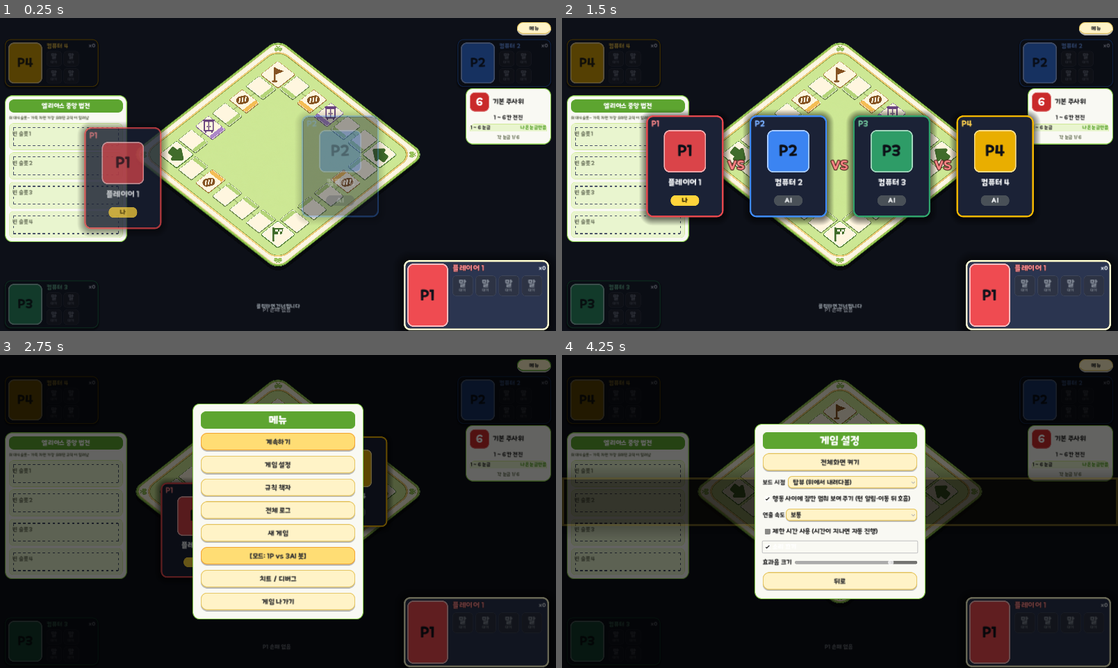
Above: before the commit, frames 1-4 (two rows, left to right).
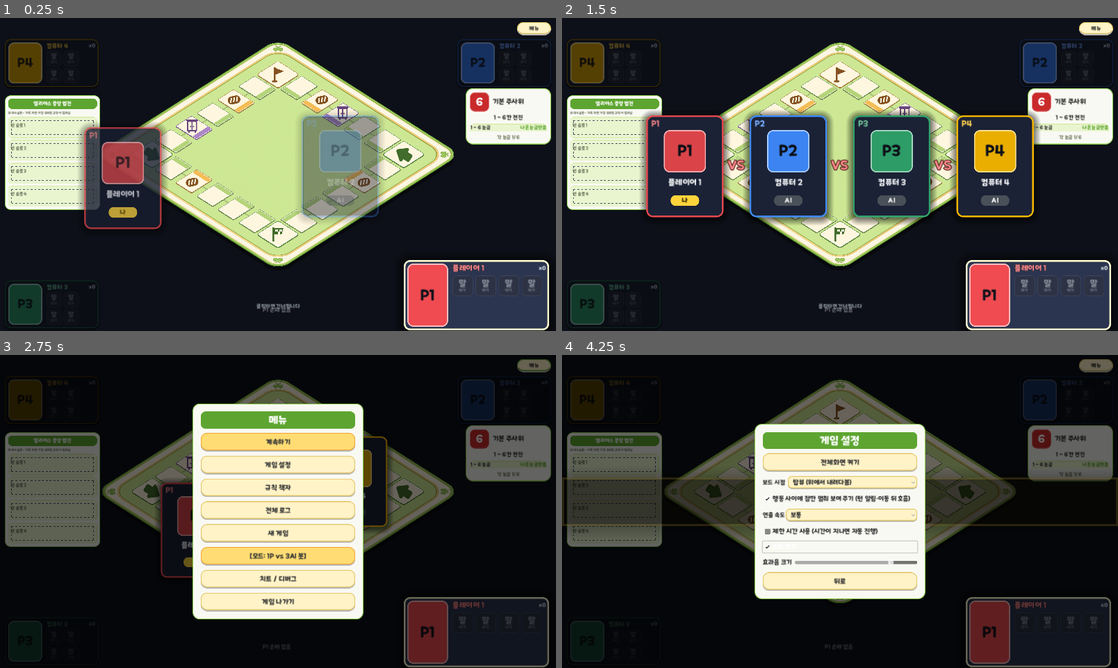
Above: after the commit, the same moments.

Repository: mayjohn66-cmd/TRG
Game: Godot game, scene res://scenes/main_board.tscn
The game is run twice, just before and just after one commit, with the same random seed, the same clock (stepped at 60 frames per second) and the same inputs. This scene is started directly instead of the project's main scene.
Inputs (mouse positions are in pixels of both pictures, inside the frame that each line leads up to):
- Up to frame 1 (0.25 s): no input
- Up to frame 2 (1.5 s): tap Enter at 0.5 s; drag from (840, 233) to (895, 105) at 0.52 s; drag from (856, 221) to (812, 237) at 1.27 s
- Up to frame 3 (2.75 s): click "메뉴" at 2 s
- Up to frame 4 (4.25 s): click "게임 설정" at 2.75 s; move the mouse to (873, 545) at 3.52 s; hold Right from 3.53 s (still down); tap R at 3.6 s; click (873, 545) at 3.67 s

The runs differ from the first frame. In frame 1, 18% of the frame differs, in the area x 0-82%, y 7-80%; in frame 2, 11%; in frame 3, 8.7%; in frame 4, 10%.

Commit message:
마름모 보드를 등각에 가깝게 넓히고 경로 예고 테두리가 발판 윤곽을 따르도록 수정
Co-Authored-By: Claude Sonnet 5.5 <noreply@anthropic.com>
Claude-Session: https://claude.ai/code/session_01HvvTBBGdmqrXHkL2GAw3GJ

Diff:
--- a/scenes/board_skin.gd
+++ b/scenes/board_skin.gd
@@ -192,19 +192,25 @@
 	return points
 
 
-class Ring extends ReferenceRect:
+## 타일 윤곽선을 따라 그리는 테두리 (경로 예고·선택 표시). ReferenceRect처럼 border_color/border_width로 쓰지만 사각 테두리는 그리지 않는다.
+class Ring extends Control:
 	var points := PackedVector2Array()
-	var line_width: float = 3.0
-	func _ready() -> void:
-		line_width = border_width
-		border_width = 0.0
+	var border_color: Color = Color.WHITE:
+		set(value):
+			border_color = value
+			queue_redraw()
+	var border_width: float = 3.0:
+		set(value):
+			border_width = value
+			queue_redraw()
+	var editor_only: bool = false
 
 	func _draw() -> void:
 		if points.size() < 3:
 			return
 		var closed: PackedVector2Array = points.duplicate()
 		closed.append(closed[0])
-		draw_polyline(closed,border_color,line_width,true)
+		draw_polyline(closed,border_color,border_width,true)
 
 class Tile extends Control:
 	var index: int = 0
--- a/scenes/main_board.gd
+++ b/scenes/main_board.gd
@@ -18,7 +18,7 @@
 const BOARD_SIZE: float = 520.0
 ## 보드 시점. TOP: 완전 탑뷰, TILT: 테이블에 앉아 비스듬히 내려다보는 기울인 탑뷰(세로 압축 + 위쪽이 멀어 보이는 원근 + 서 있는 말과 그림자).
 ## 보드는 한 변 6칸의 정사각 트랙을 45도 돌려 마름모로 세운다 (0번 출발선이 아래 꼭짓점, 반시계로 오른쪽 -> 위 -> 왼쪽 꼭짓점).
-const DIAMOND_KX: float = 420.0        ## 회전한 평면 좌표 1.0당 가로 픽셀
+const DIAMOND_KX: float = 520.0        ## 회전한 평면 좌표 1.0당 가로 픽셀
 const DIAMOND_KY: float = 330.0        ## 회전한 평면 좌표 1.0당 세로 픽셀 (눌러서 마름모 비율을 만든다)
 enum ViewMode { TOP, TILT }
 const TILT_SQUASH: float = 0.90        ## 검토된 시안 v0.9: 과도한 세로 압축 완화
@@ -1081,6 +1081,7 @@
 	_law_panel = panel
 	panel.position = Vector2(SAFE_MARGIN, 190)
 	panel.custom_minimum_size = Vector2(300, 0)
+	panel.scale = Vector2(0.78, 0.78)  # 넓어진 마름모의 왼쪽 꼭짓점과 겹치지 않게 줄여 둔다
 	panel.add_theme_stylebox_override("panel", UiSkin.panel())
 	add_child(panel)
 	var box := VBoxContainer.new()
@@ -1504,9 +1505,7 @@
 	tile.configure(_surface_project, BoardSkin.track(tile_norm(index)), span, _depth_scale(BoardSkin.track(tile_norm(index)).y), direction)
 	for child: Control in [_highlights.get(index), _pick_marks.get(index)]:
 		if child != null:
-			# 마름모 타일에 맞춰 강조 테두리를 타일 중앙의 작은 가로형 사각으로 둔다.
-			child.size = Vector2(tile.size.x * 0.72, tile.size.y * 0.5)
-			child.position = (tile.size - child.size) / 2.0
+			child.size = tile.size
 	for label: Label in [_tag_labels.get(index), _tile_marks.get(index)]:
 		if label != null:
 			label.pivot_offset = label.size / 2.0
@@ -2454,7 +2453,7 @@
 	_drag_active = false
 	_drop_zone.visible = false
 	_clear_highlight()
-	for mark: ReferenceRect in _pick_marks.values():
+	for mark: BoardSkin.Ring in _pick_marks.values():
 		mark.visible = false
 	var source: Control = press.get("view")
 	if source != null and is_instance_valid(source):
@@ -3633,7 +3632,7 @@
 	_tile_pick_skill_pawn = pawn.entity_id
 	var targets: Array[int] = PawnSkills.plane_targets(pawn)
 	for index: int in GameEnums.TILE_COUNT:
-		(_pick_marks[index] as ReferenceRect).visible = targets.has(index)
+		(_pick_marks[index] as BoardSkin.Ring).visible = targets.has(index)
 	_pick_banner.text = "[직항 워프] 날아갈 빵집·코너 고르기"
 	_pick_banner.visible = true
 	_pick_cancel.visible = true
@@ -4863,7 +4862,7 @@
 	var valid_count: int = 0
 	for index: int in GameEnums.TILE_COUNT:
 		var valid: bool = card.can_play(state, player_id, {"tile": index})
-		(_pick_marks[index] as ReferenceRect).visible = valid
+		(_pick_marks[index] as BoardSkin.Ring).visible = valid
 		if valid:
 			valid_count += 1
 	if valid_count == 0:
@@ -4892,7 +4891,7 @@
 		_pick_banner.visible = false
 	if _pick_cancel != null:
 		_pick_cancel.visible = false
-	for mark: ReferenceRect in _pick_marks.values():
+	for mark: BoardSkin.Ring in _pick_marks.values():
 		mark.visible = false
 	if manager != null and manager.state != null:
 		_refresh_controls()
@@ -5477,13 +5476,13 @@
 		return
 	var path: Array[int] = _pawn_move_path(pawn)
 	for index: int in path.size():
-		var highlight: ReferenceRect = _highlights[path[index]]
+		var highlight: BoardSkin.Ring = _highlights[path[index]]
 		highlight.visible = true
 		highlight.border_width = 8.0 if index == path.size() - 1 else 5.0
 
 
 func _clear_highlight() -> void:
-	for highlight: ReferenceRect in _highlights.values():
+	for highlight: BoardSkin.Ring in _highlights.values():
 		highlight.visible = false
 		highlight.border_width = 3.0
 	_board_hover_pawn = -1
--- a/tests/ui_smoke.gd
+++ b/tests/ui_smoke.gd
@@ -332,7 +332,7 @@
 		_assert(_board._pick_banner.visible, "타일 선택 모드 안내가 보여야 한다")
 		var valid: Array[int] = []
 		for tile: int in GameEnums.TILE_COUNT:
-			if (_board._pick_marks[tile] as ReferenceRect).visible:
+			if (_board._pick_marks[tile] as BoardSkin.Ring).visible:
 				valid.append(tile)
 		_assert(not valid.is_empty(), "선택 가능한 타일이 표시되어야 한다")
 		# 잘못된 타일을 먼저 눌러도 모드가 유지되어야 한다.
Not shown, changed: docs/EDGE_CASE_SPEC.md
Not shown, changed: docs/GDD_TDD_Master.md
